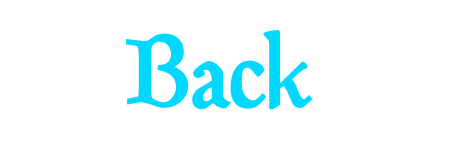
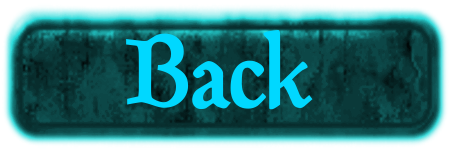
Two versions of the same layered image (450x150). Layer-by-layer changes:
showed "button_bg_uns_10" over (2, 4, 449, 148)
